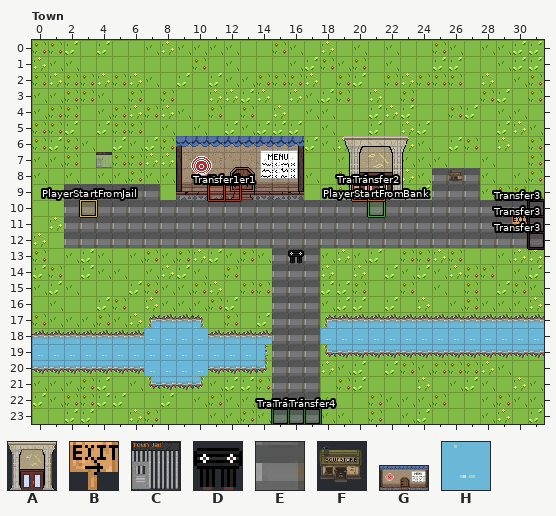
Level history. LDtk project: assets/maps/town.ldtk. The picture above is the old version.
Cells are 16x16 px. Shown: Town x 0..31, y 0..23.
Key: from "BankEntityVisual": A 0; from "Exit": B 0; from "Jail": C 0; from "PlayerEntityVisual": D 0; from "Road": E 1 "Road"; from "Soup_store": F 0; from "TavernEntityVisual": G 0; from "Water_bounding": H 1 "Water_with_grass".
_ is an empty cell.
Objects are placed by their top-left corner, in cells (3,4 is the top-left corner of cell 3,4); size is 1x1 cell unless given.
Layers that did not change in this view are not listed.
Layer "Water_bounding" before, first column x 6:
 8 ________________
 9 ________________
10 ________________
11 ________________
12 ________________
13 ________________
14 ________________
15 ________________
16 ________________
17 _HHHH_______HHHH
18 HHHHHHHHHH_HHHHH
19 HHHHHHHHH___HHHH
20 HHHHHHHHH_______
21 _HHHH___________
22 ________________
Layer "Road" before, first column x 6:
 9 EE______________
10 EEEEEEEEEEEEEEEE
11 EEEEEEEEEEEEEEEE
12 EEEEEEEEEEEEEEEE
13 _________EEE____
14 _________EEE____
15 _________EEE____
16 _________EEE____
17 _________EEE____
18 _________EEE____
19 _________EEE____
20 _________EEE____
Objects on layer "Entities" before:
A "Bank" at 19.5,6 size 4x4
G "Tavern" at 9,6 size 8x4
D "PlayerStart" at 16,13
F "Soup_store" at 26,8
B "Exit" at 30,11
"Transfer3" rectangle at 31,10
"Transfer3" rectangle at 31,11
"Transfer3" rectangle at 31,12
C "Jail" at 4,7
"PlayerStartFromBank" rectangle at 21,10
"PlayerStartFromJail" rectangle at 3,10
"Transfer4" rectangle at 15,23
"Transfer4" rectangle at 16,23
"Transfer4" rectangle at 17,23
Objects on layer "Entities2" before:
"Transfer1" rectangle at 12,9
"Transfer1" rectangle at 11,9
"Transfer2" rectangle at 20,9
"Transfer2" rectangle at 21,9
And afterwards:
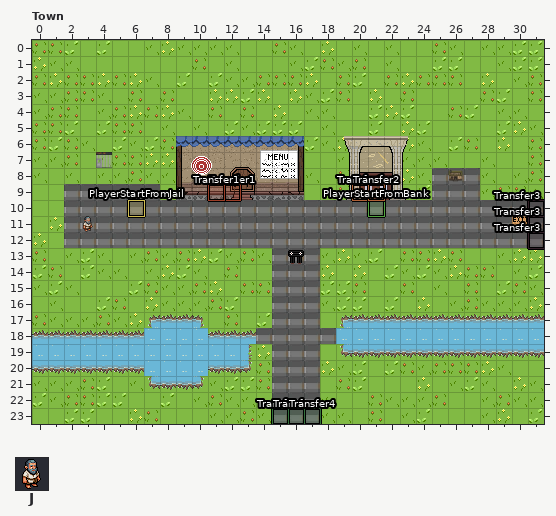
Further tiles: from "Gremlin": J 0.
What changed:
Changed rows in their new state; . is an unchanged cell.
Layer "Water_bounding":
first column x 14:
17 ...._
19 _..._
20 _....
Layer "Road":
first column x 14:
18 E...E
Layer "Entities":
added: "PlayerStartFromJail" rectangle at 6,10
removed: "PlayerStartFromJail" rectangle at 3,10
Layer "Entities2":
added: J "Gremlin" at 3,11
